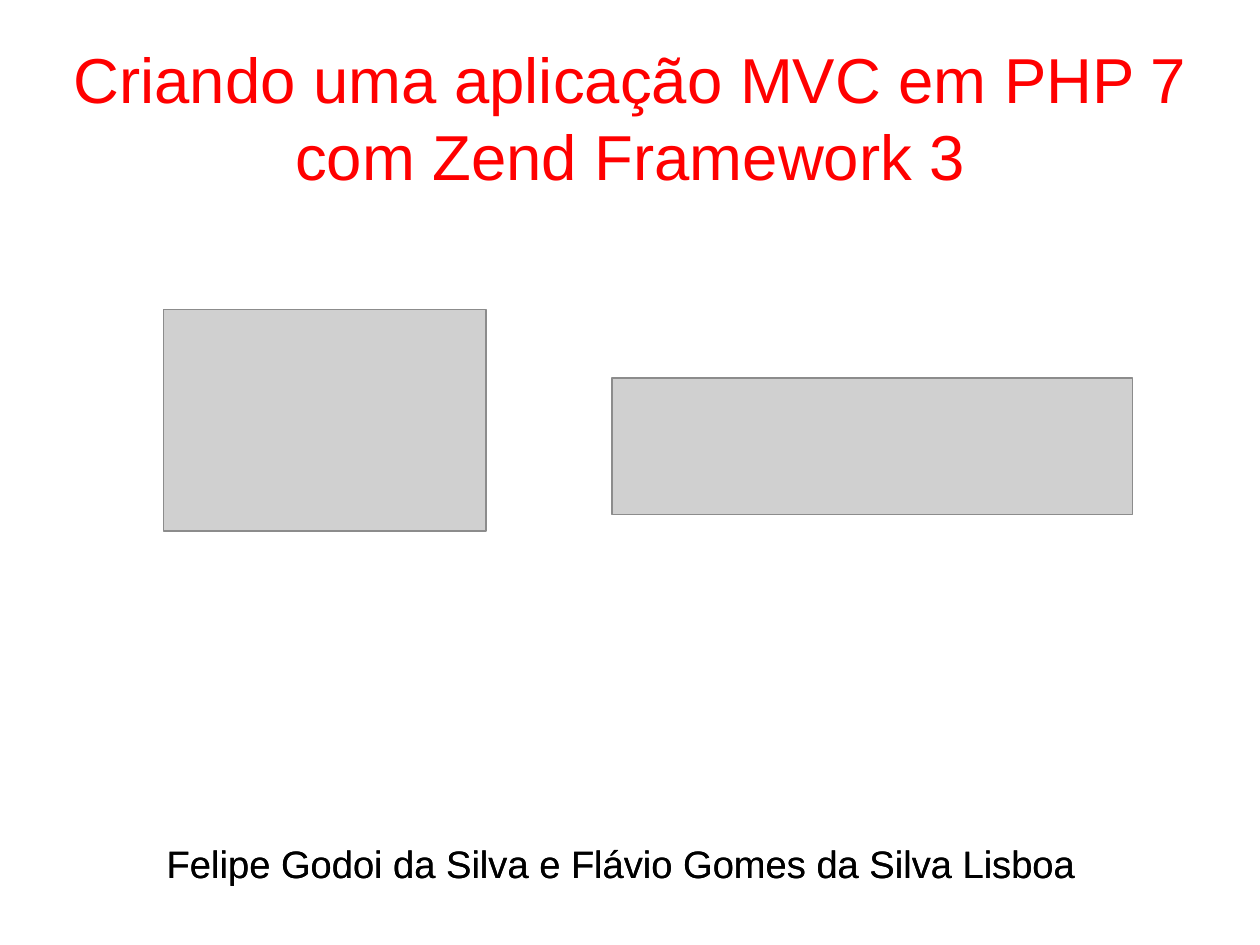
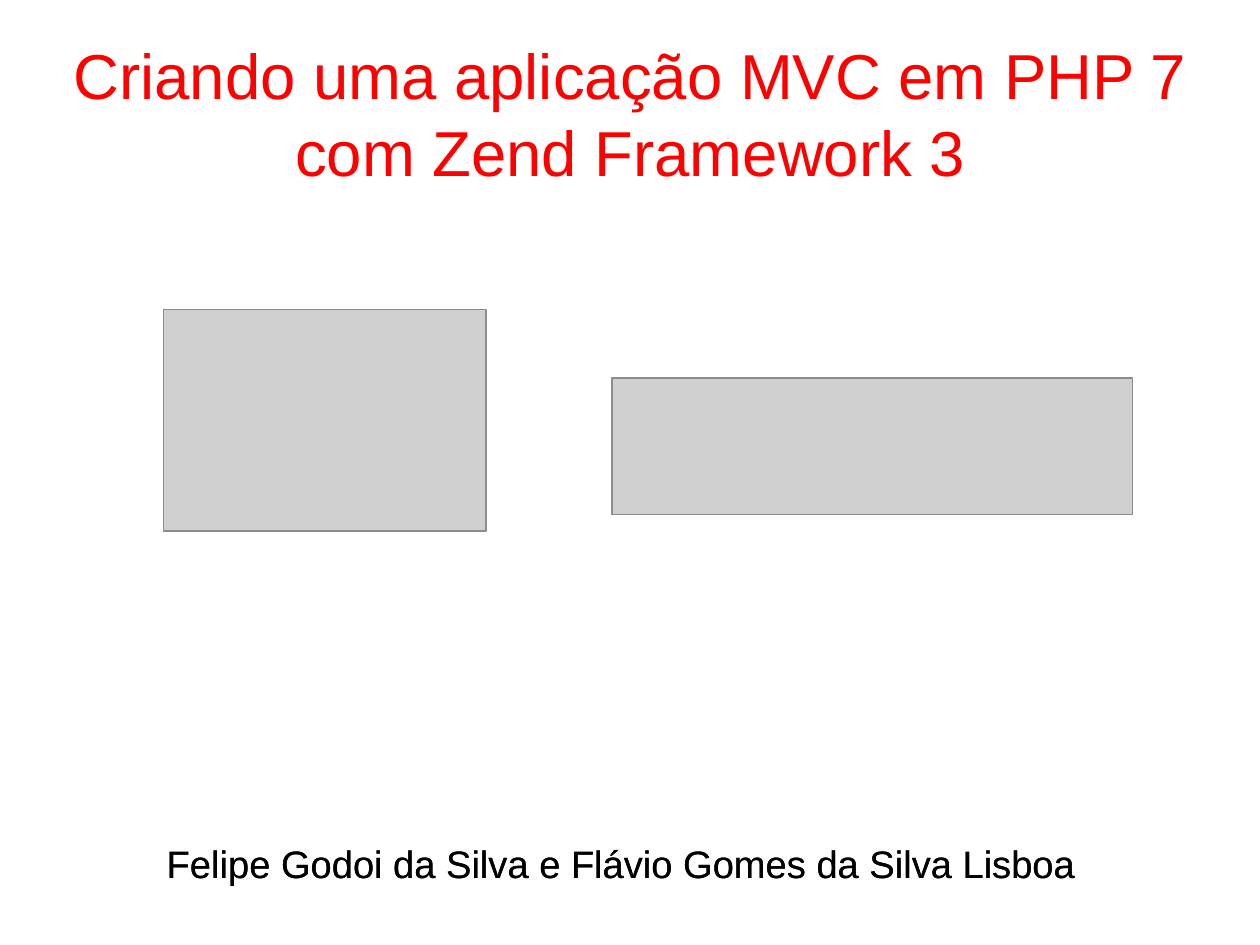
Before and after one commit to fgsl/lojasacme, a slide deck: slide 1 of docs/tutorial.odp. Drawn at 1260x945 pixels with LibreOffice and Linux fonts; fonts in the diff are those of the drawing; grey boxes stand for pictures. Boxes give left, top, right and bottom in pixels: in the first picture for what was removed or moved away, otherwise in the second. Text is boxed around its words. In the diff, an @@ line names an element or a change of style, - is before the commit and + after.

```diff
--- a/docs/tutorial.odp
+++ b/docs/tutorial.odp
@@ title "Criando uma aplicação MVC em ...": place and size @@
-title "Criando uma aplicação MVC em ..." at (73,57,1186,181)
+title "Criando uma aplicação MVC em ..." at (73,53,1186,177)
```
Also in this commit, not shown: 21 other slides changed, 22 slides added, 1 slide removed, 1 other file.
